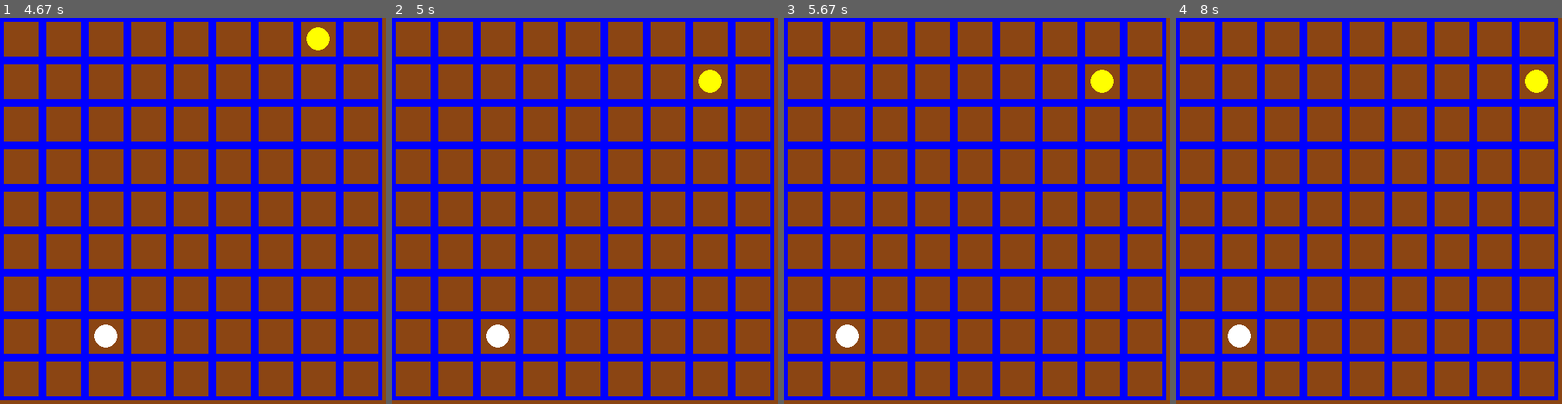
Above: before the commit, frames 1-4 (left to right).
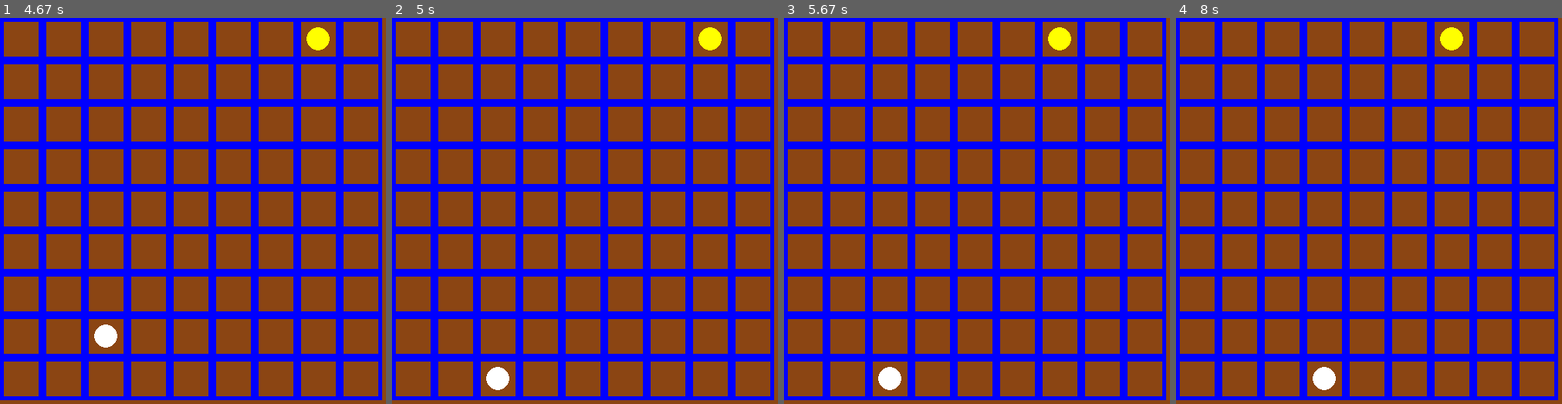
Above: after the commit, the same moments.

Repository: BP-project-team/WallWizard
Game: pygame game, started from Wallwizard.py
Two runs of this game, one before a commit and one after it. Both use one fixed random seed, a clock stepped at 60 frames per second and the inputs below.
Inputs (mouse positions are in pixels of both pictures, inside the frame that each line leads up to):
- Up to frame 1 (4.67 s): click (193, 211) at 0.38 s; hold W 0.67-1.13 s; move the mouse to (123, 265) at 0.7 s; hold D 1.17-1.8 s; hold A 2.23-2.7 s; hold D 2.73-3.2 s; hold W 3.23-3.53 s; hold D 3.57-4.03 s; hold A 4.07-4.6 s; move the mouse to (88, 319) at 4.63 s
- Up to frame 2 (5 s): click (480, 319) at 4.68 s; hold S from 4.97 s (still down)
- Up to frame 3 (5.67 s): move the mouse to (1065, 299) at 5 s; release S at 5.27 s; hold A from 5.3 s (still down)
- Up to frame 4 (8 s): release A at 5.7 s; hold W 5.73-6.1 s; hold D 6.13-6.77 s; hold S 6.8-7.17 s; hold A 7.2-7.67 s; hold D from 7.7 s (still down)

Frame 1 is identical in both runs. In frame 2, 1.1% of the frame differs, in the area x 24-86%, y 2-97%; in frame 3, 1.1%; in frame 4, 1.1%.

Commit message:
Fix jumping with mousebotton

Diff:
--- a/Wallwizard.py
+++ b/Wallwizard.py
@@ -146,7 +146,11 @@
                 wall("V",wall_start,wall_end)
             y=y_mouse//cell_size
             x=x_mouse//cell_size
-            if players[turn].move(x,y):
+            new_pos = (x,y)
+            if new_pos == (players[1-turn].position[0] , players[1-turn].position[1] ):
+                   jump(turn , new_pos )
+                   turn=1-turn
+            elif players[turn].move(x,y):
                 turn=1-turn
         if event.type == pygame.KEYDOWN:
             x,y=players[turn].position
